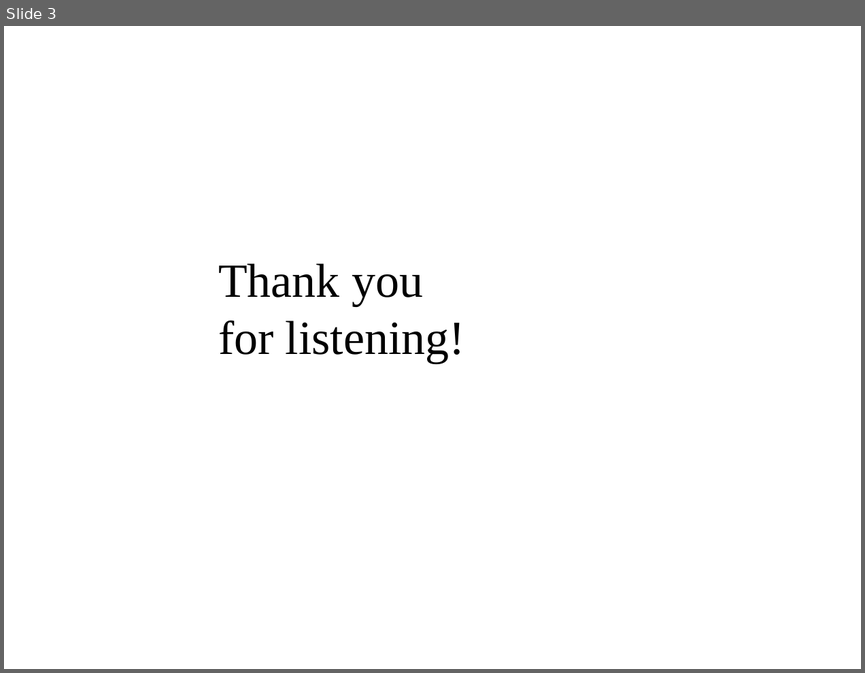
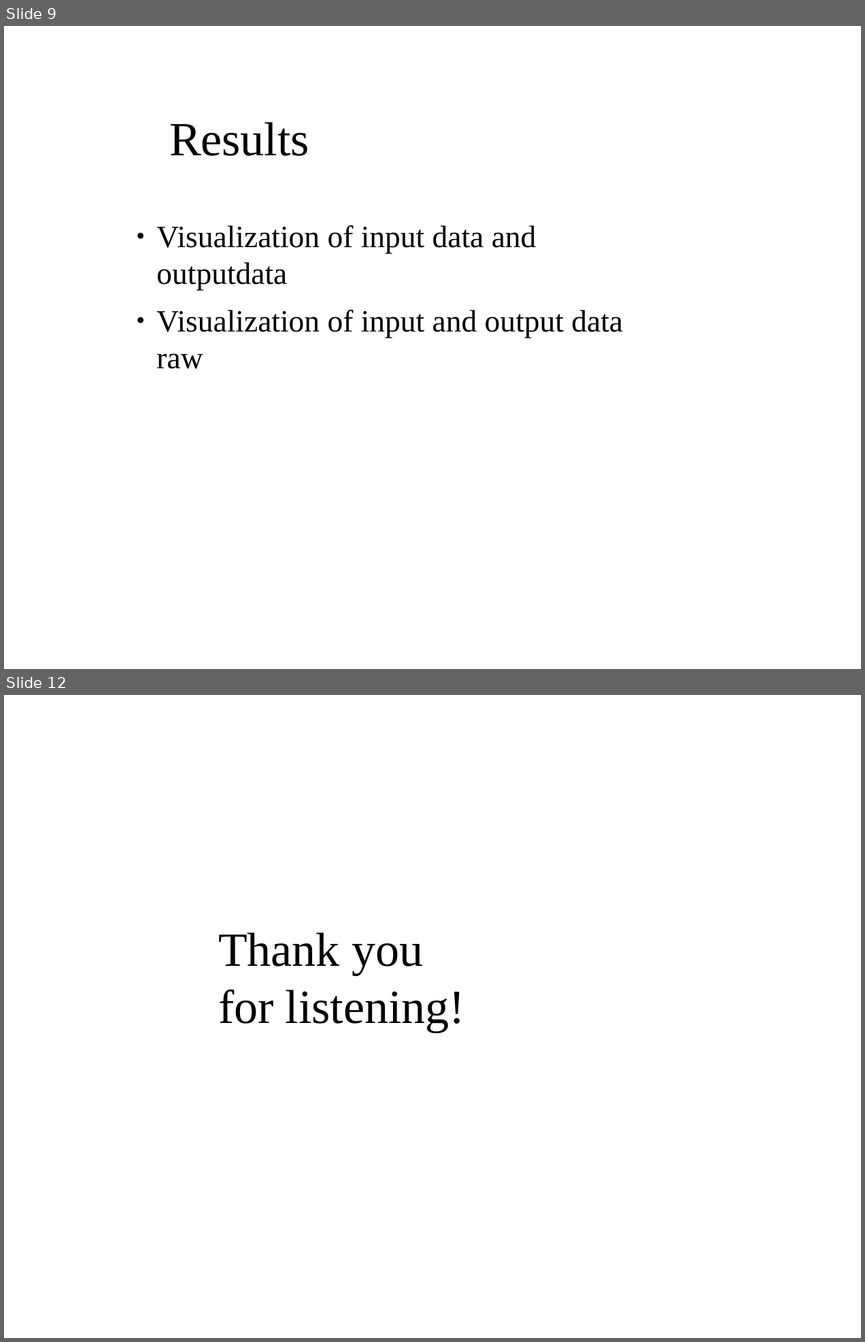
Before and after one commit to aaaaarvi/Projektarbete17, a slide deck: presentation/presentation.odp. Shown one above the other, each under a label of ours: slide 3 before the commit, slides 9 and 12 after it; the slides between them are not shown. The pictures are 865x673 and 865x1342 pixels, drawn with LibreOffice and Linux fonts; fonts in the diff are those of the drawing; background and template pictures are left out. Boxes give left, top, right and bottom in pixels: in the first picture for what was removed or moved away, otherwise in the second. Text is boxed around its words. In the diff, an @@ line names an element or a change of style, - is before the commit and + after.

```diff
--- a/presentation/presentation.odp
+++ b/presentation/presentation.odp
@@ slide 9 added at (4, 26, 861, 669), background picture (left out) @@
@@ title added at (169, 122, 309, 156), 40 pt, text #000000 @@
+Results
@@ text added at (156, 225, 623, 369), 26 pt, text #000000 @@
+● Visualization of input data and outputdata
+● Visualization of input and output data raw
@@ what was slide 3 is now slide 12 @@
```
Also in this commit, not shown: 10 other slides added, 2 slides removed.
